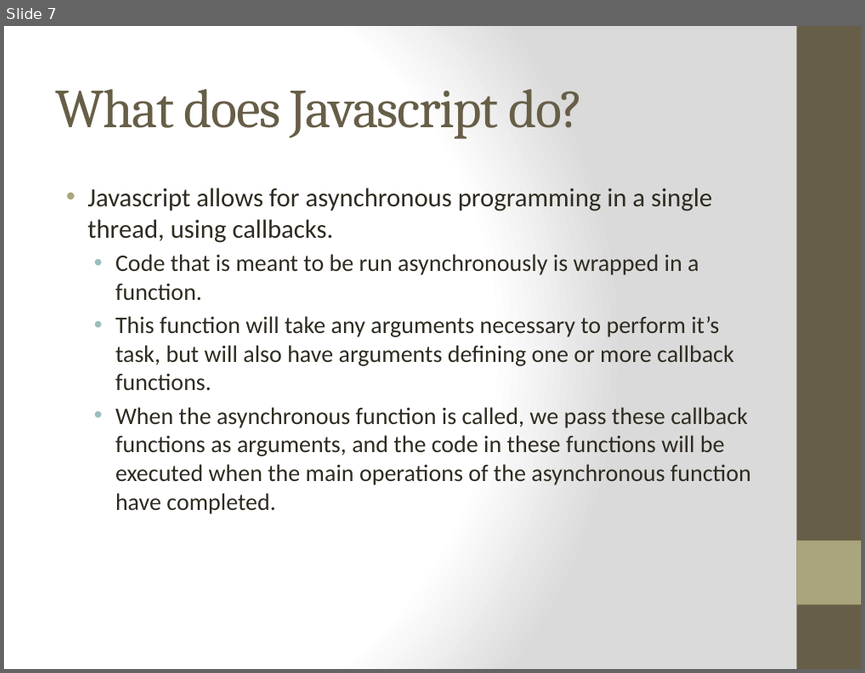
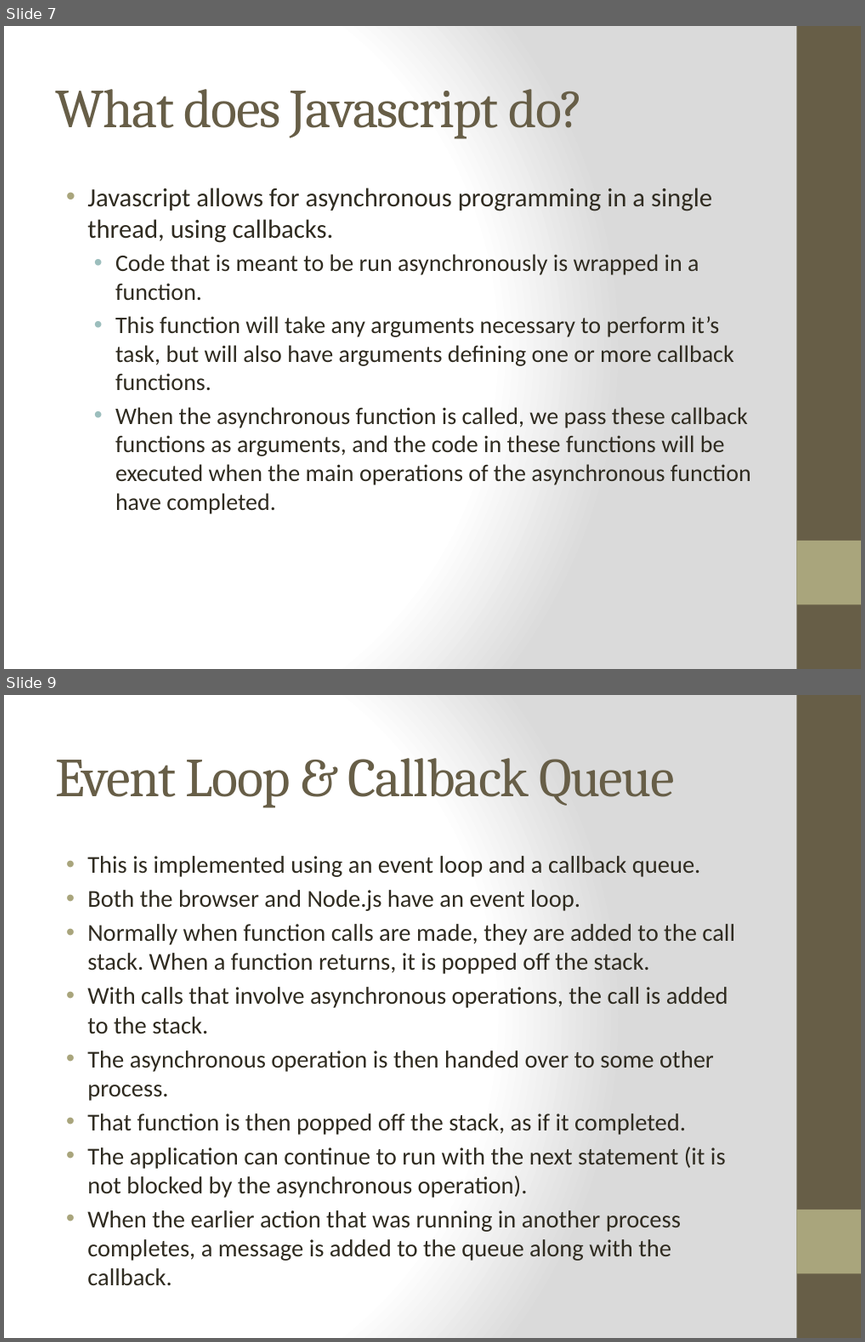
Before and after one commit to cheryly279/AsyncDiscussion, a slide deck: Async_Discussion_9_29_15.pptx. Shown one above the other, each under a label of ours: slide 7 before the commit, slides 7 and 9 after it; the slides between them are not shown. The pictures are 865x673 and 865x1342 pixels, drawn with LibreOffice and Linux fonts; fonts in the diff are those of the drawing. Boxes give left, top, right and bottom in pixels: in the first picture for what was removed or moved away, otherwise in the second. Text is boxed around its words. In the diff, an @@ line names an element or a change of style, - is before the commit and + after.

```diff
--- a/Async_Discussion_9_29_15.pptx
+++ b/Async_Discussion_9_29_15.pptx
@@ slide 9 added at (4, 695, 861, 1338), background gradient #FFFFFF to #DADADA; not listed: 2 template elements that a slide beside it also shows @@
@@ title added at (55, 758, 675, 808), 46 pt, text #675E47 @@
+Event Loop & Callback Queue
@@ text added at (87, 856, 735, 1285), 20.4 pt, text #2F2B20 @@
+• This is implemented using an event loop and a callback queue.
+• Both the browser and Node.js have an event loop.
+• Normally when function calls are made, they are added to the call stack. When a function returns, it is popped off the stack.
+• With calls that involve asynchronous operations, the call is added to the stack.
+• The asynchronous operation is then handed over to some other process.
+• That function is then popped off the stack, as if it completed.
+• The application can continue to run with the next statement (it is not blocked by the asynchronous operation).
+• When the earlier action that was running in another process completes, a message is added to the queue along with the callback.
```
Also in this commit, not shown: 2 slides changed, 16 other slides added, 1 other file.
